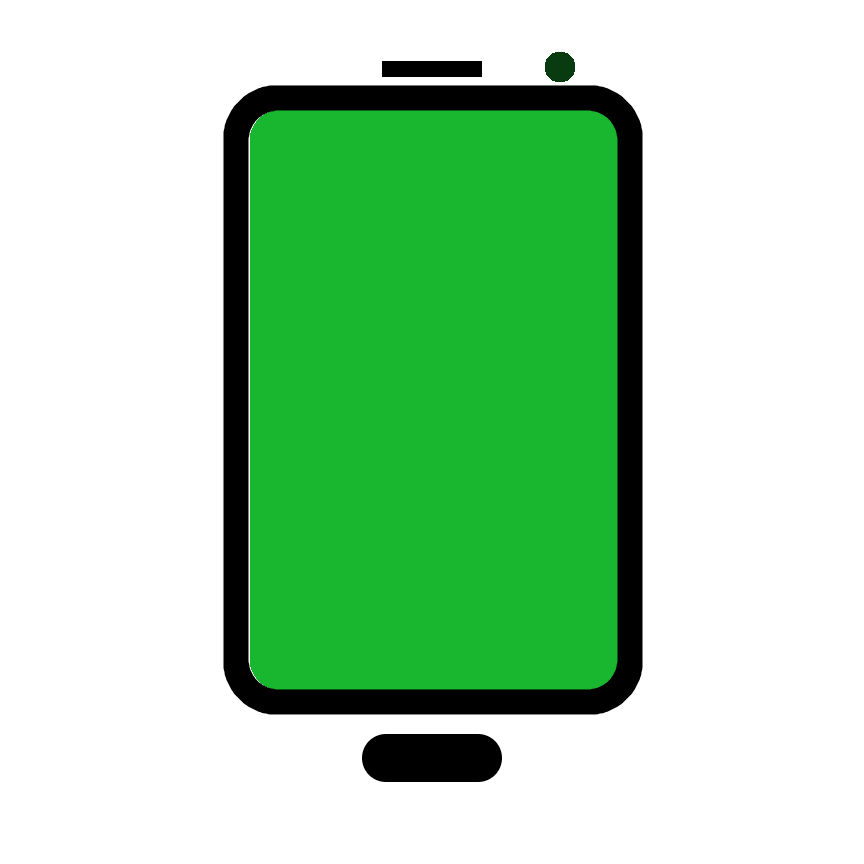
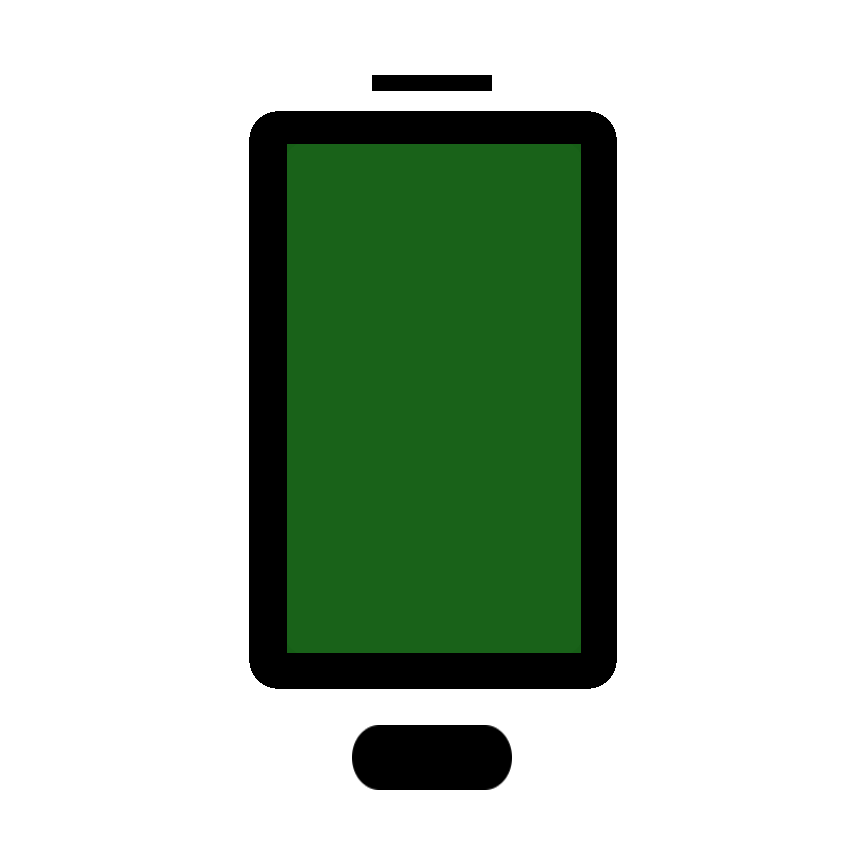
Two versions of the same layered image (864×864). Layer-by-layer changes:
renamed "bordo" to "schermo", painted on it over [223, 85, 643, 715]
removed layer "led" over [545, 52, 575, 82]
painted on "microfono" over [372, 61, 492, 86]
painted on "tastoHome" over [352, 725, 512, 790]
removed layer "basso" over [232, 82, 632, 786]
renamed "Copia de Fondo" to "Bordo esterno", painted on it over [223, 52, 643, 790]
renamed "schermo" to "bordo schermo", moved it above "Fondo", painted on it over [249, 109, 620, 690]
